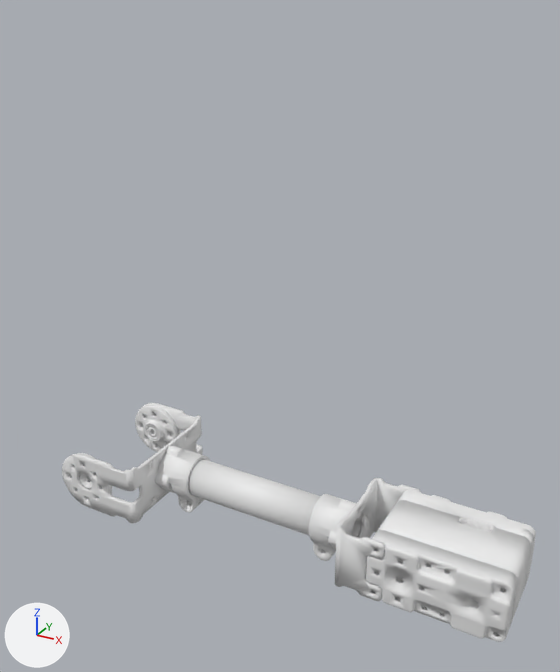
A saved change to the glTF model public/link_3.gltf.
Before and after are seen from a camera (50 mm lens) standing at (0.205, -0.228, 0.188) and looking at (0.081, -0.003, 0.075). The axes (+X, +Y, +Z) are drawn at lower left. The lights are the same throughout.

Names of what the first picture shows: 'link_3'.
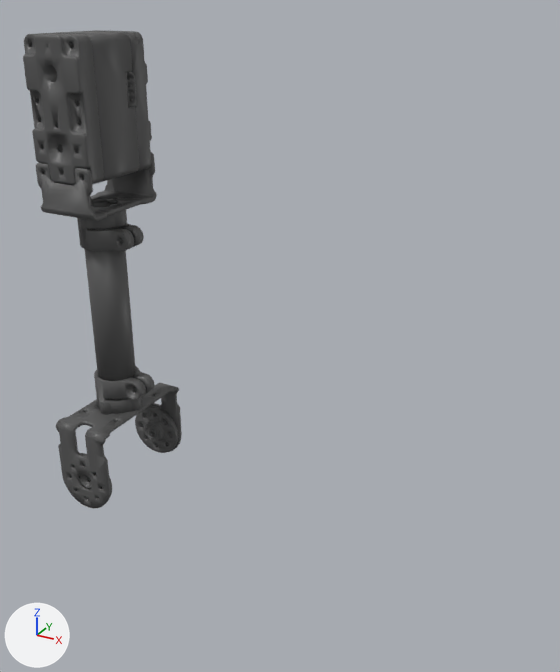
Commit message: add material

Changed parts and their boxes [x1, y1, x2, y2] in the pictures (560 x 672 px):
'link_3', recoloured, turned: before [62, 403, 536, 642]; after [23, 30, 182, 508]

Diff of the bpy script that builds the scene:
```diff
--- a/public/link_3.gltf.py
+++ b/public/link_3.gltf.py
@@ mat_material_001 @@
+mat_material_001 = principled_material('Material.001')
+mat_material_001.base_color = (0.1, 0.1, 0.1)  # dark grey #595959
+mat_material_001.metallic = 0.1
@@ me_link_3 @@
 me_link_3.from_pydata(...)  # 14022 vertices, 27998 faces; spans x -0.013..0.17, y -0.013..0.069, z -0.026..0.026
+me_link_3.materials.append(mat_material_001)  # dark grey #595959
@@ ob_link_3 @@
 ob_link_3.location = (0.0, 0.0, 0.0)
-ob_link_3.rotation_euler = (1.571, 0.332, 0.0)  # degrees (90, 19, 0)
+ob_link_3.rotation_euler = (1.571, -1.24, 0.0)  # degrees (90, -71, 0)
```
